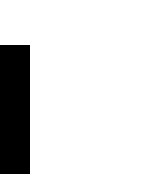
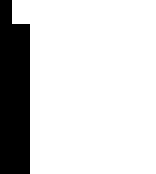
Layer changes from the first 156×174 image to the second:
added layer "矩形 2" above "矩形 1" over [12, 24, 30, 45]
added layer "矩形 1" above "背景" over [0, 0, 12, 45]
